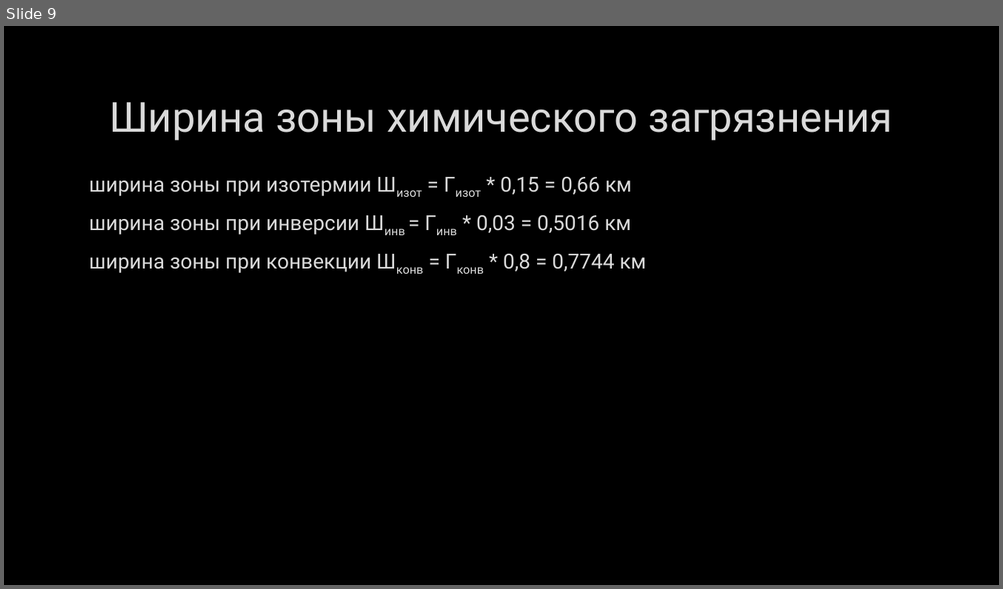
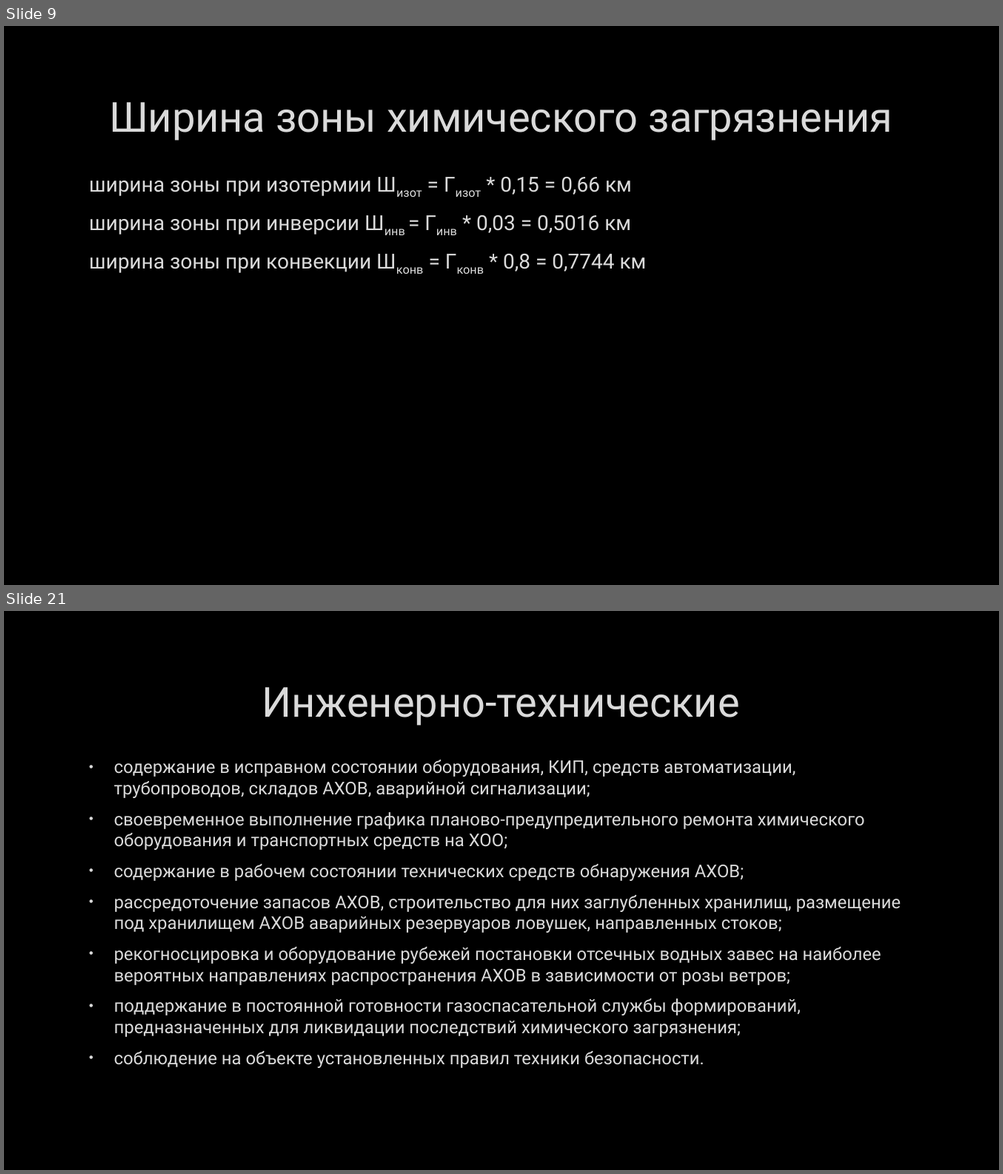
Before and after one commit to wemik2323/LP, a slide deck: BZD/AXOB.pptx. Shown one above the other, each under a label of ours: slide 9 before the commit, slides 9 and 21 after it; the slides between them are not shown. The pictures are 1003x589 and 1003x1174 pixels, drawn with LibreOffice and Linux fonts; fonts in the diff are those of the drawing; background and template pictures are left out. Boxes give left, top, right and bottom in pixels: in the first picture for what was removed or moved away, otherwise in the second. Text is boxed around its words. In the diff, an @@ line names an element or a change of style, - is before the commit and + after.

```diff
--- a/BZD/AXOB.pptx
+++ b/BZD/AXOB.pptx
@@ slide 21 added at (x1=4, y1=611, x2=999, y2=1170), background picture (left out) @@
@@ title added at (x1=262, y1=687, x2=740, y2=726), 40 pt, text #DADADA @@
+Инженерно-технические
@@ text added at (x1=114, y1=760, x2=900, y2=1068), 17 pt, text #DADADA @@
+• содержание в исправном состоянии оборудования, КИП, средств автоматизации, трубопроводов, складов АХОВ, аварийной сигнализации;
+• своевременное выполнение графика планово-предупредительного ремонта химического оборудования и транспортных средств на ХОО;
+• содержание в рабочем состоянии технических средств обнаружения АХОВ;
+• рассредоточение запасов АХОВ, строительство для них заглубленных хранилищ, размещение под хранилищем АХОВ аварийных резервуаров ловушек, направленных стоков;
+• рекогносцировка и оборудование рубежей постановки отсечных водных завес на наиболее вероятных направлениях распространения АХОВ в зависимости от розы ветров;
+• поддержание в постоянной готовности газоспасательной службы формирований, предназначенных для ликвидации последствий химического загрязнения;
+• соблюдение на объекте установленных правил техники безопасности.
```
Also in this commit, not shown: 1 slide changed, 11 other slides added, 3 other files.
